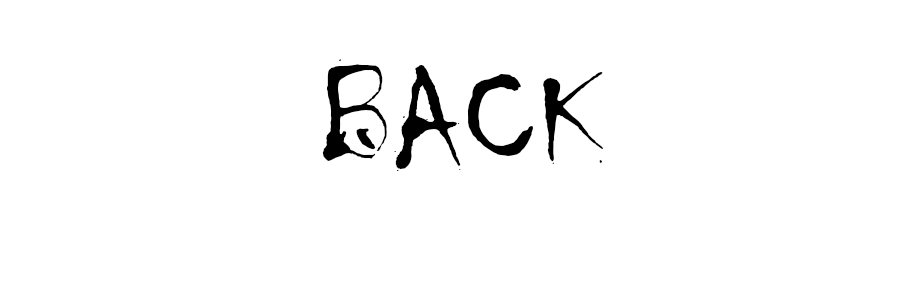
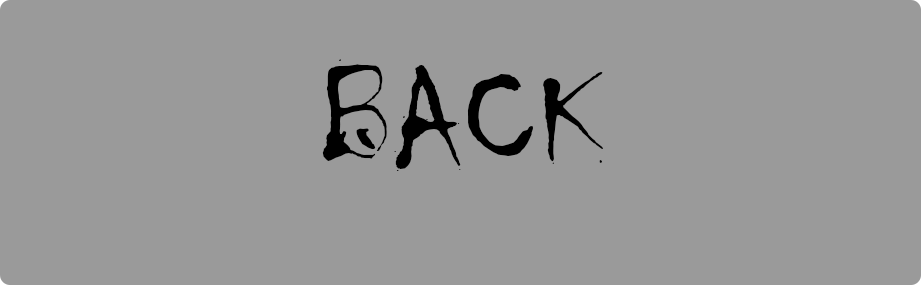
Before/after of a 921×285 layered artwork. What changed in the layer stack:
painted on "Rounded Rectangle 1" over [0, 0, 921, 285]
